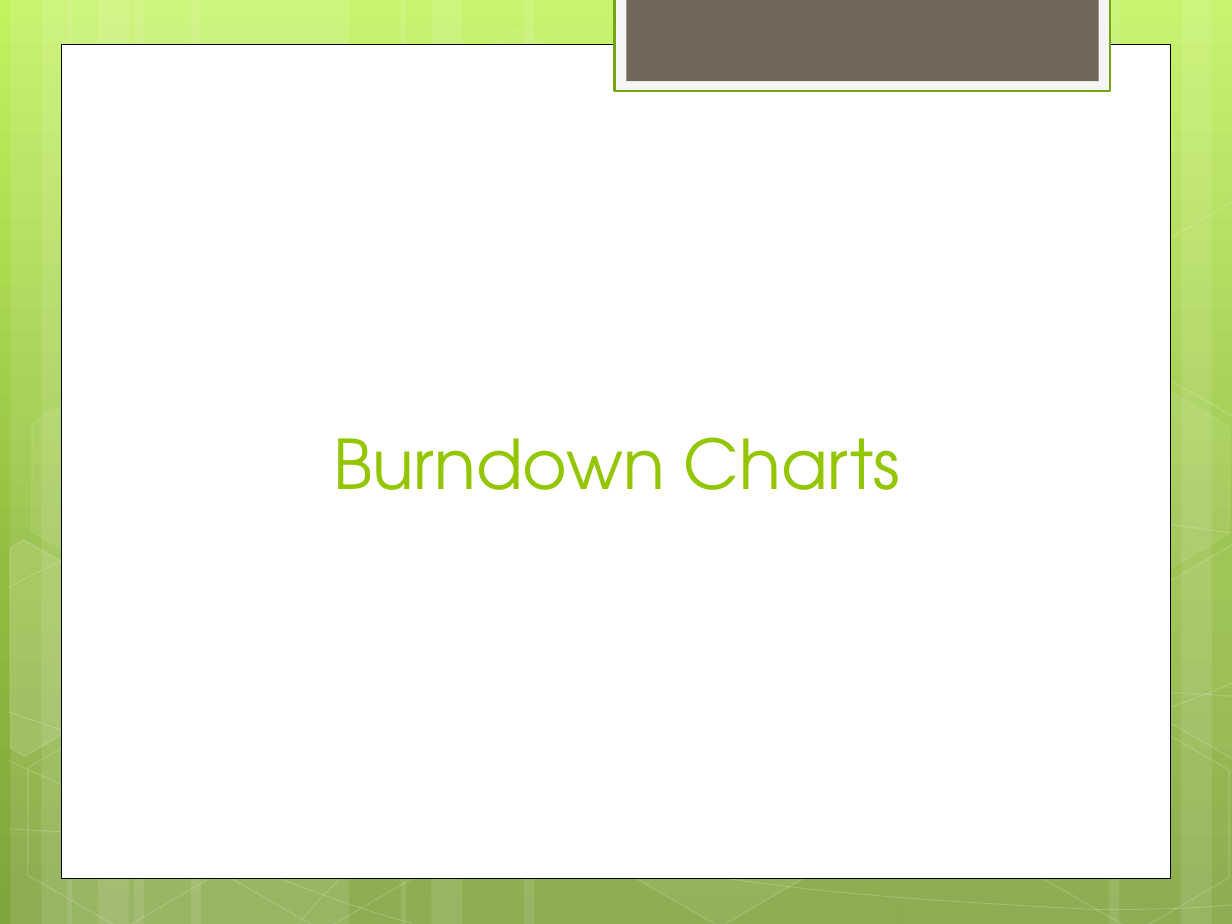
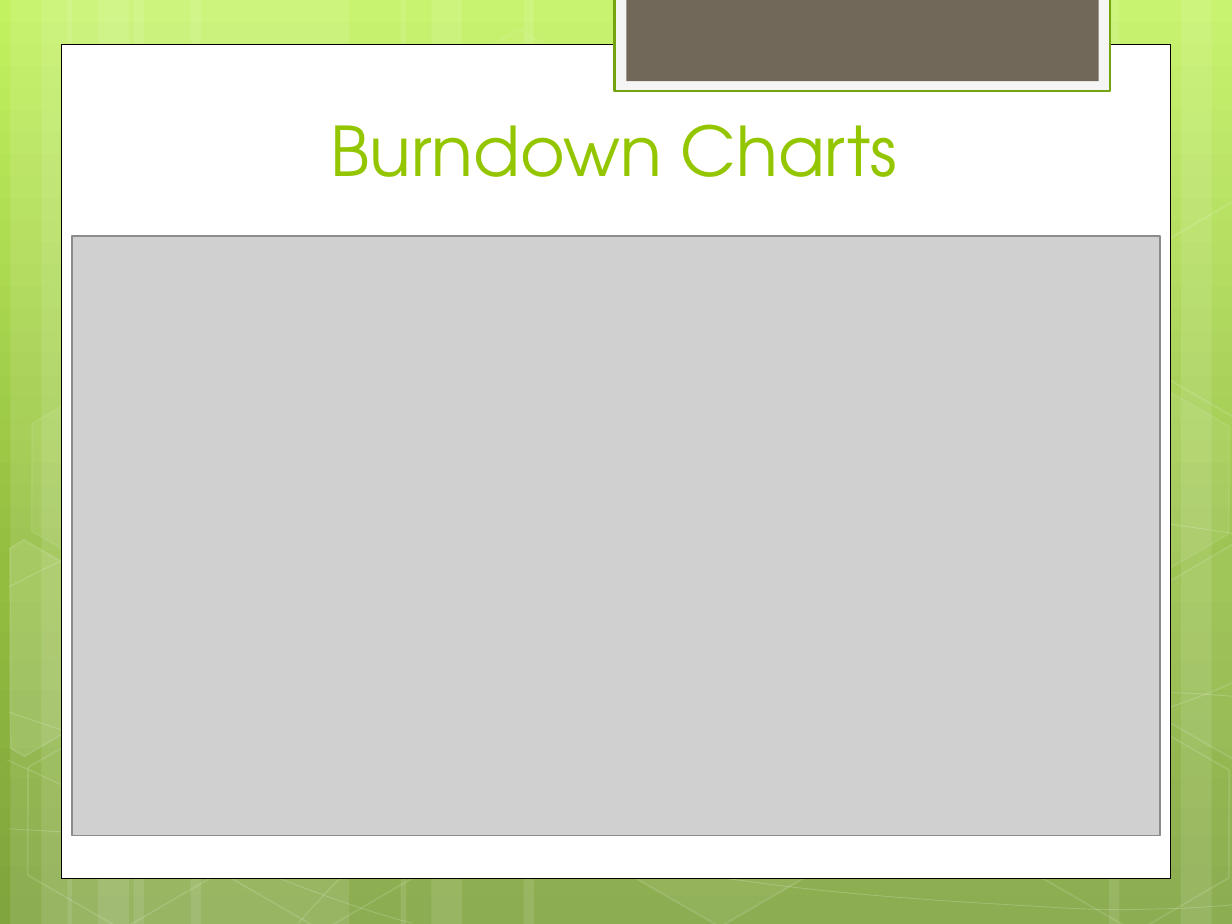
Before and after one commit to JonKruger/iteration-management, a slide deck: slide 34 of Iteration Management - Your Key to Predictable Delivery.pptx. Drawn at 1232x924 pixels with LibreOffice and Linux fonts; fonts in the diff are those of the drawing; grey boxes stand for pictures. Boxes give left, top, right and bottom in pixels: in the first picture for what was removed or moved away, otherwise in the second. Text is boxed around its words. In the diff, an @@ line names an element or a change of style, - is before the commit and + after.

Commit message:
updates

```diff
--- a/Iteration Management - Your Key to Predictable Delivery.pptx
+++ b/Iteration Management - Your Key to Predictable Delivery.pptx
@@ title "Burndown Charts": place and size @@
-title "Burndown Charts" at [333,437,900,490]
+title "Burndown Charts" at [330,124,897,177]
@@ picture added at [71,237,1159,837] @@
```
Also in this commit, not shown: 3 other slides changed, 6 slides added.
